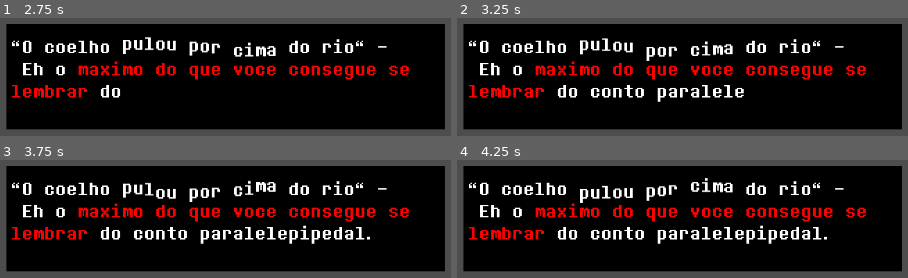
Above: before the commit, frames 1-4 (two rows, left to right).
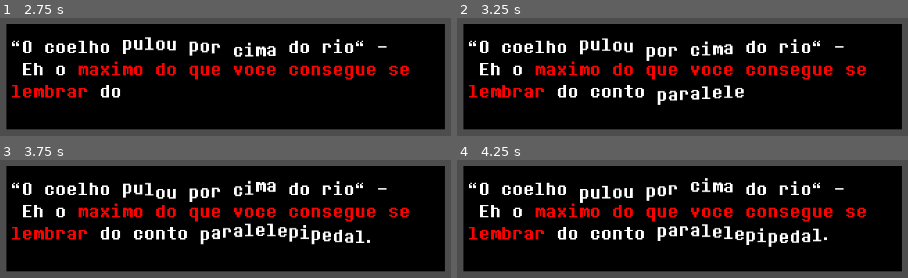
Above: after the commit, the same moments.

Repository: RukaRey/Godot-dialogue-system-no-labels
Game: Godot game, scene res://font_testing.tscn
Same seed, same stepped clock (60 frames per second), same inputs: the game is played once before the commit and once after it.
Inputs:
- Up to frame 1 (2.75 s): tap Enter (ui_accept) at 0.5, 0.77, 1.52 s
- Up to frame 2 (3.25 s): tap Enter (ui_accept) at 3.02 s
- Up to frame 3 (3.75 s): no input
- Up to frame 4 (4.25 s): tap Enter (ui_accept) at 3.77 s

Frame 1 is identical in both runs. In frame 2, 0.8% of the frame differs, in the area x 44-64%, y 56-74%; in frame 3, 1.7%; in frame 4, 1.9%, in the area x 44-83%, y 54-74%.

Commit message:
Adjusted settings
For wave animation and jump

Diff:
--- a/font_testing.gd
+++ b/font_testing.gd
@@ -29,8 +29,8 @@
 @onready var char_map := everychar.strip_escapes().split("")
 
 func _ready() -> void:
-	var text_test := "\"O coelho [wave]pulou por cima[_wave] do rio\" -
-Eh o [c.red]maximo do que voce consegue se lembrar[_c.red] do conto paralelepipedal."
+	var text_test := "\"O coelho [jump]pulou por cima[_jump] do rio\" -
+Eh o [c.red]maximo do que voce consegue se lembrar[_c.red] do conto [w.weak]paralelepipedal.[_w.weak]"
 
 	draw_sentence_by_word(text_test)
 
@@ -171,13 +171,13 @@
 		#printt("Soma dos tamanhos: ", sum_sizes)
 		#printt("Tamanho.x da caixa: ", char_box.size.x - 32)
 
-		printt("Current char:", char_count)
+		#printt("Current char:", char_count)
 
 		for bbcode in bb_codes_coords.keys():
 			var bb_coords: Array = bb_codes_coords[bbcode]
 			for bb in bb_coords:
 				if char_count >= bb.x and char_count < bb.y :
-					printt("Inside bb section:", bbcode, bb)
+					#printt("Inside bb section:", bbcode, bb)
 					current_bbcode = bbcode
 					current_bb_cords = bb
 					var bb_found = bb_coords.find(bb)
--- a/global/global_bb_code.gd
+++ b/global/global_bb_code.gd
@@ -4,7 +4,8 @@
 var functions: Dictionary = {
 	"[None]": none,
 	"[c.red]": color_red,
-	"[wave]": jump,
+	"[w.weak]": wave_weak,
+	"[jump]": jump,
 	"[tremble]": none,
 }
 
@@ -22,9 +23,9 @@
 
 
 ## Ajustar depois
-var wave = func(itself: Sprite2D):
+var wave_weak = func(itself: Sprite2D):
 	var tween = itself.create_tween().set_loops()
 
-	tween.set_ease(Tween.EASE_OUT).set_trans(Tween.TRANS_CIRC)
+	tween.set_ease(Tween.EASE_IN_OUT).set_trans(Tween.TRANS_SINE)
 	tween.tween_property(itself, "position:y", itself.position.y + 5, 0.3)
 	tween.tween_property(itself, "position:y", itself.position.y - 5, 0.3)
